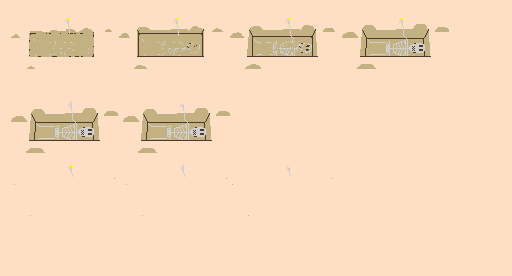
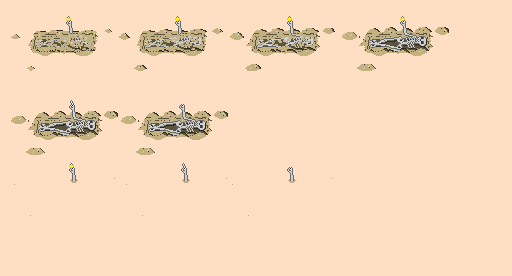
Layered file, before and after one edit (512 × 276). Changes by layer:
added layer "Grave front" (1st of 4, in "1") in group "1" over [29, 48, 95, 69]
renamed "Skeleton finger" to "skeleton", painted on it over [36, 16, 92, 53]
removed layer "Skeleton" (1st of 4, in "1") from group "1" over [13, 17, 112, 69]
added layer "Grave" (1st of 4, in "1") in group "1" over [13, 29, 112, 71]
removed layer "Skeleton finger" (2nd of 4, in "2") from group "2" over [174, 17, 179, 29]
removed layer "Skeleton" (2nd of 4, in "2") from group "2" over [121, 17, 223, 69]
added layer "Grave front" (2nd of 4, in "2") in group "2" over [138, 48, 204, 69]
added layer "skeleton" (3rd of 5, in "2") in group "2" over [145, 16, 293, 53]
added layer "Grave" (2nd of 4, in "2") in group "2" over [121, 22, 223, 71]
added layer "Grave front" (3rd of 4, in "3") in group "3" over [250, 47, 316, 69]
renamed "Skeleton finger" to "skeleton", painted on it over [257, 16, 313, 53]
removed layer "Skeleton" (3rd of 4, in "3") from group "3" over [232, 17, 335, 69]
added layer "Grave" (3rd of 4, in "3") in group "3" over [232, 28, 335, 71]
added layer "Grave front" (4th of 4, in "4") in group "4" over [363, 46, 429, 69]
renamed "ring" to "skeleton", painted on it over [370, 16, 427, 53]
removed layer "Skeleton finger" (4th of 4, in "4") from group "4" over [399, 17, 404, 29]
removed layer "Skeleton" (4th of 4, in "4") from group "4" over [344, 17, 449, 69]
added layer "Grave" (4th of 4, in "4") in group "4" over [344, 27, 449, 71]
painted on "merged" (1st of 2, in "ringless") over [13, 100, 118, 155]
painted on "merged" (2nd of 2, in "fingerless") over [121, 103, 230, 155]
moved "hidden" above "Layer 1" over [68, 163, 296, 183]
painted on "fingerless" (2nd of 2, in "hidden") over [286, 166, 296, 183]
renamed "riingless" to "ringless", painted on it over [180, 163, 190, 183]
renamed "riinged" to "ringed", painted on it over [68, 163, 78, 183]
